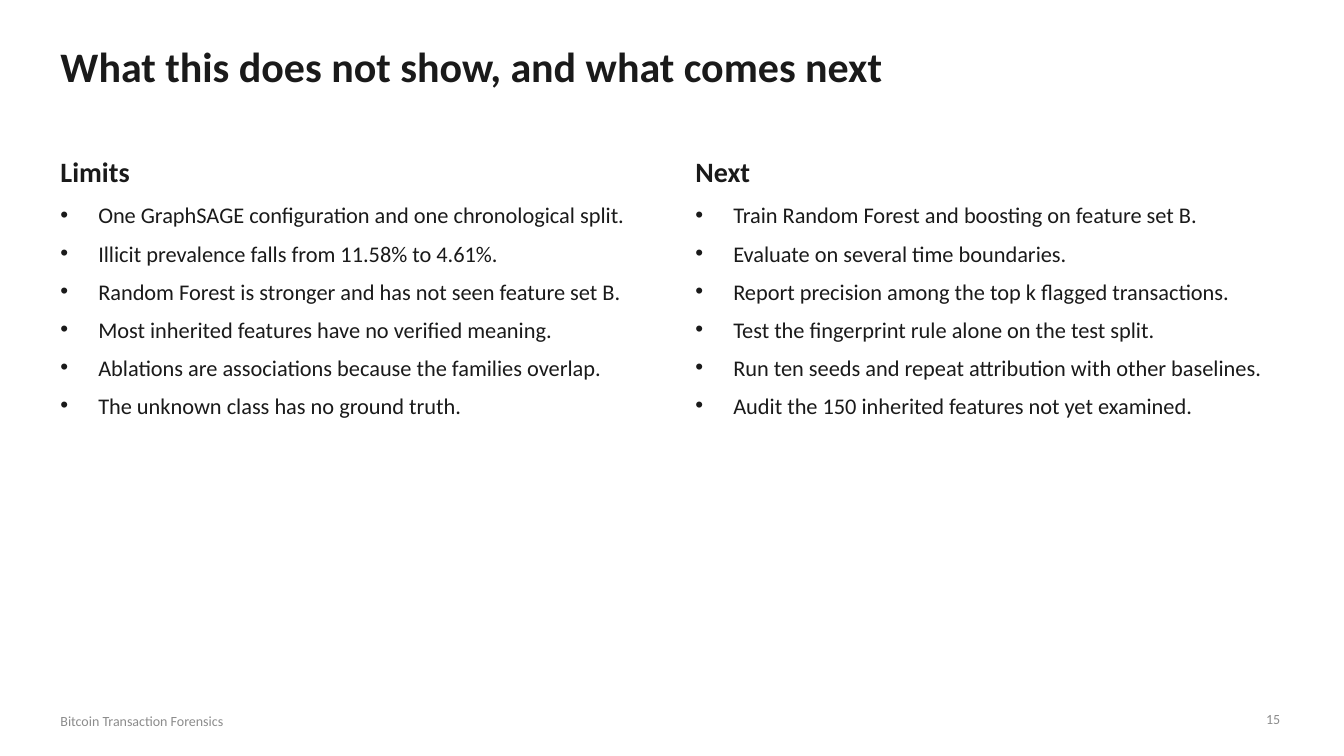
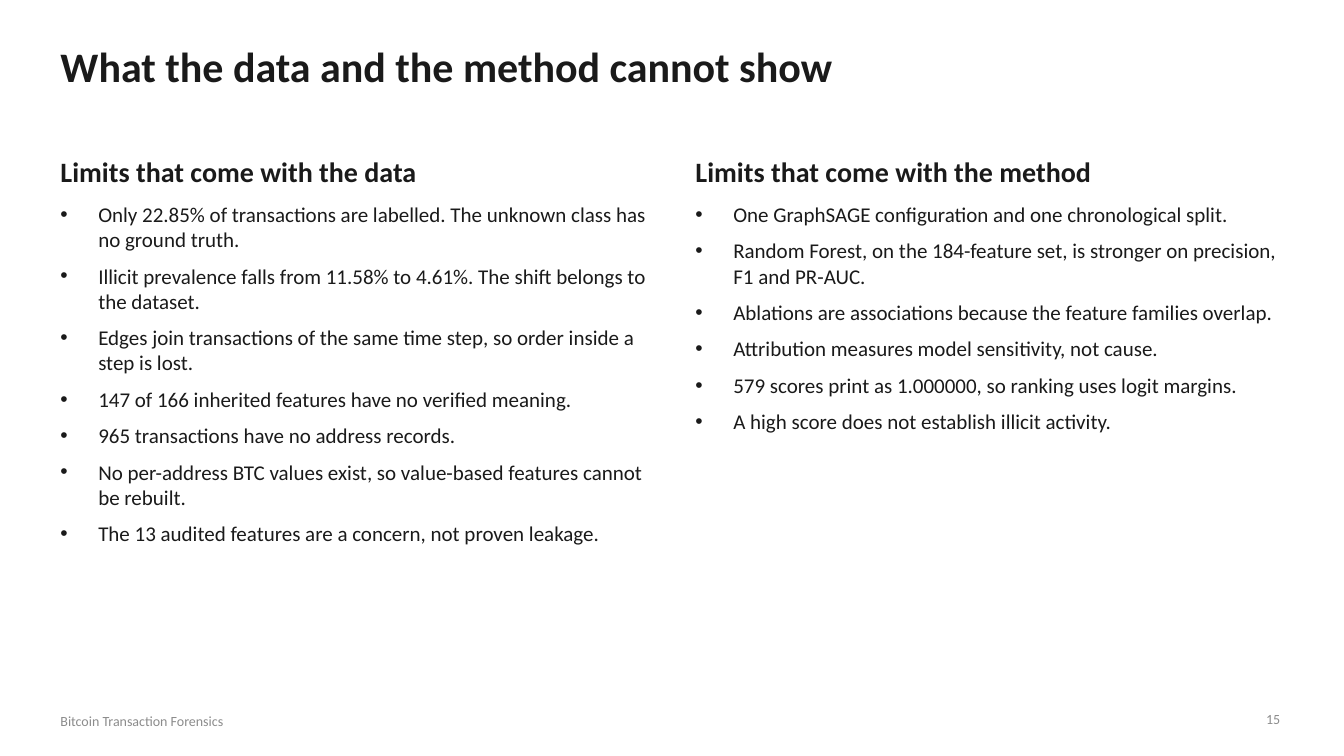
Before and after one commit to KrishnaKoushikElluru/Bitcoin-Transaction-forensics, a slide deck: slide 15 of presentation/Bitcoin_Forensics_Project_Review.pptx. Drawn at 1344x756 pixels with LibreOffice and Linux fonts; fonts in the diff are those of the drawing. Boxes give left, top, right and bottom in pixels: in the first picture for what was removed or moved away, otherwise in the second. Text is boxed around its words. In the diff, an @@ line names an element or a change of style, - is before the commit and + after.

Commit message:
Show data and method limitations instead of next steps

```diff
--- a/presentation/Bitcoin_Forensics_Project_Review.pptx
+++ b/presentation/Bitcoin_Forensics_Project_Review.pptx
@@ title at (x1=60, y1=52, x2=832, y2=83): text changed @@
-What this does not show, and what comes next
+What the data and the method cannot show
@@ text at (x1=60, y1=162, x2=416, y2=183): text changed @@
-Limits
+Limits that come with the data
@@ text at (x1=695, y1=162, x2=1091, y2=183): text changed @@
-Next
+Limits that come with the method
@@ text at (x1=98, y1=207, x2=645, y2=545): text changed; size 16 to 15 pt @@
-• One GraphSAGE configuration and one chronological split.
-• Illicit prevalence falls from 11.58% to 4.61%.
-• Random Forest is stronger and has not seen feature set B.
-• Most inherited features have no verified meaning.
-• Ablations are associations because the families overlap.
-• The unknown class has no ground truth.
+• Only 22.85% of transactions are labelled. The unknown class has no ground truth.
+• Illicit prevalence falls from 11.58% to 4.61%. The shift belongs to the dataset.
+• Edges join transactions of the same time step, so order inside a step is lost.
+• 147 of 166 inherited features have no verified meaning.
+• 965 transactions have no address records.
+• No per-address BTC values exist, so value-based features cannot be rebuilt.
+• The 13 audited features are a concern, not proven leakage.
@@ text at (x1=733, y1=207, x2=1275, y2=433): text changed; size 16 to 15 pt @@
-• Train Random Forest and boosting on feature set B.
-• Evaluate on several time boundaries.
-• Report precision among the top k flagged transactions.
-• Test the fingerprint rule alone on the test split.
-• Run ten seeds and repeat attribution with other baselines.
-• Audit the 150 inherited features not yet examined.
+• One GraphSAGE configuration and one chronological split.
+• Random Forest, on the 184-feature set, is stronger on precision, F1 and PR-AUC.
+• Ablations are associations because the feature families overlap.
+• Attribution measures model sensitivity, not cause.
+• 579 scores print as 1.000000, so ranking uses logit margins.
+• A high score does not establish illicit activity.
```
Also in this commit, not shown: 2 other files.
